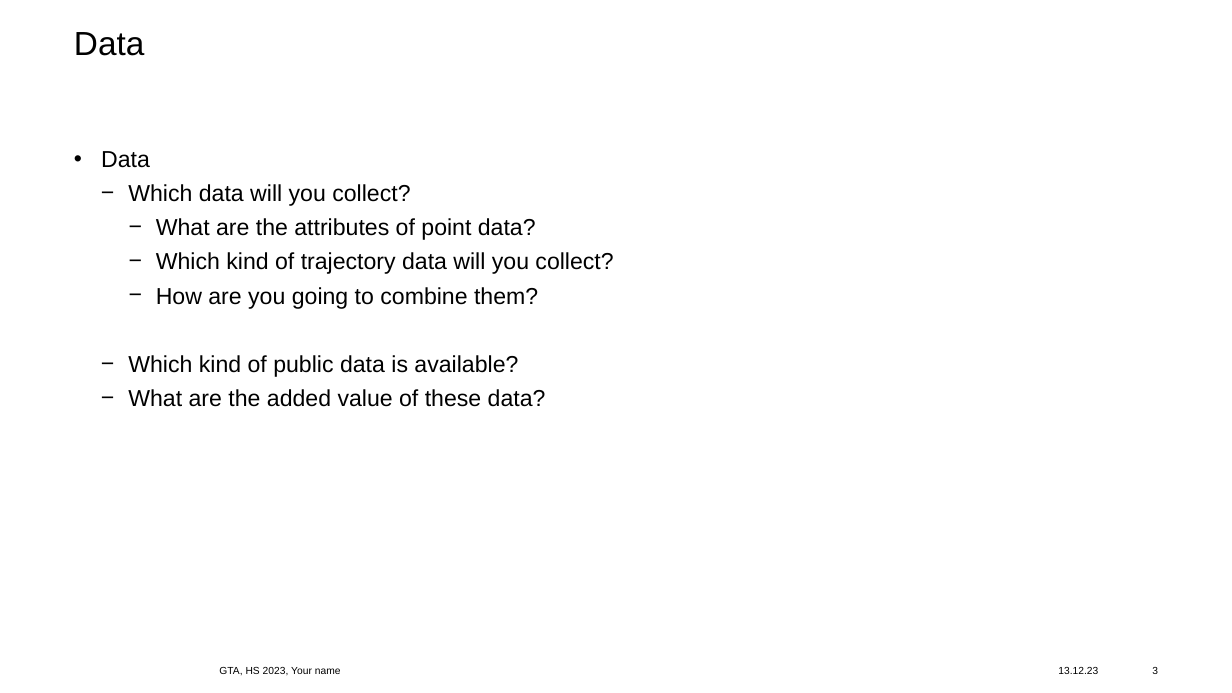
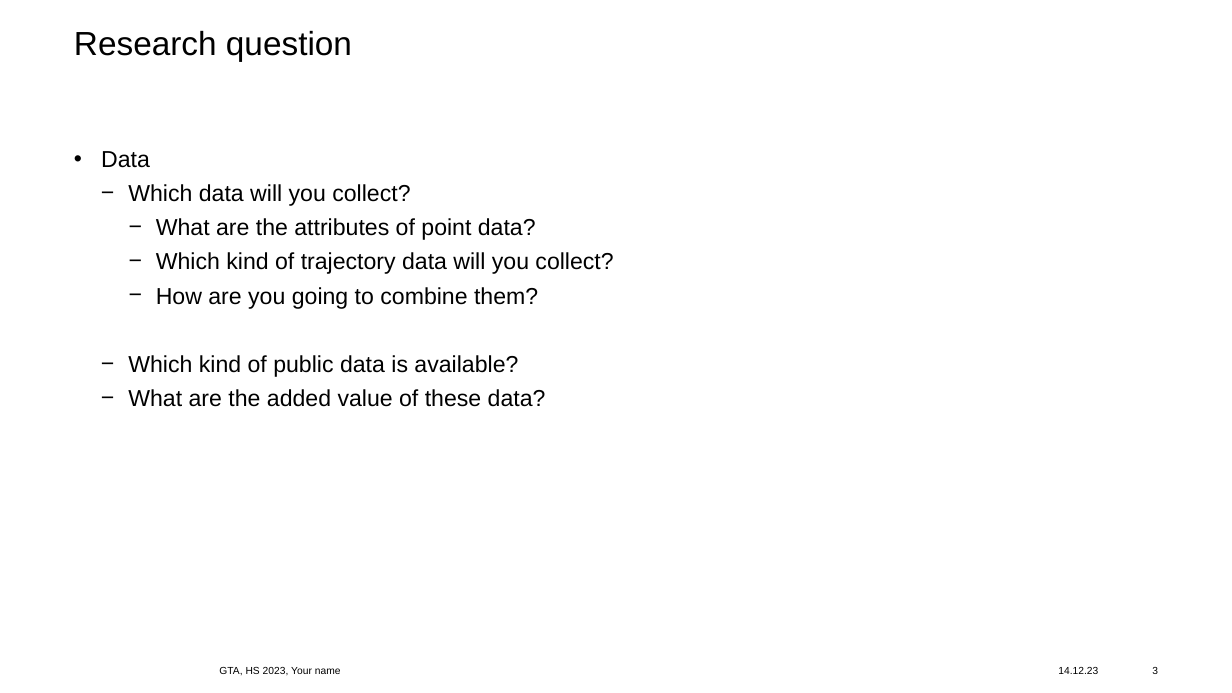
Before and after one commit to blc460/GTA8, a slide deck: slide 3 of final-presentation-GTA8.pptx. Drawn at 1232x693 pixels with LibreOffice and Linux fonts; fonts in the diff are those of the drawing; background and template pictures are left out. Boxes give left, top, right and bottom in pixels: in the first picture for what was removed or moved away, otherwise in the second. Text is boxed around its words. In the diff, an @@ line names an element or a change of style, - is before the commit and + after.

```diff
--- a/final-presentation-GTA8.pptx
+++ b/final-presentation-GTA8.pptx
@@ title at bbox=[74, 30, 352, 61]: text changed @@
-Data
+Research question
@@ text at bbox=[1058, 667, 1098, 674]: text changed @@
-13.12.23
+14.12.23
```
Also in this commit, not shown: 1 other slide changed, 2 slides removed, 1 other file.
